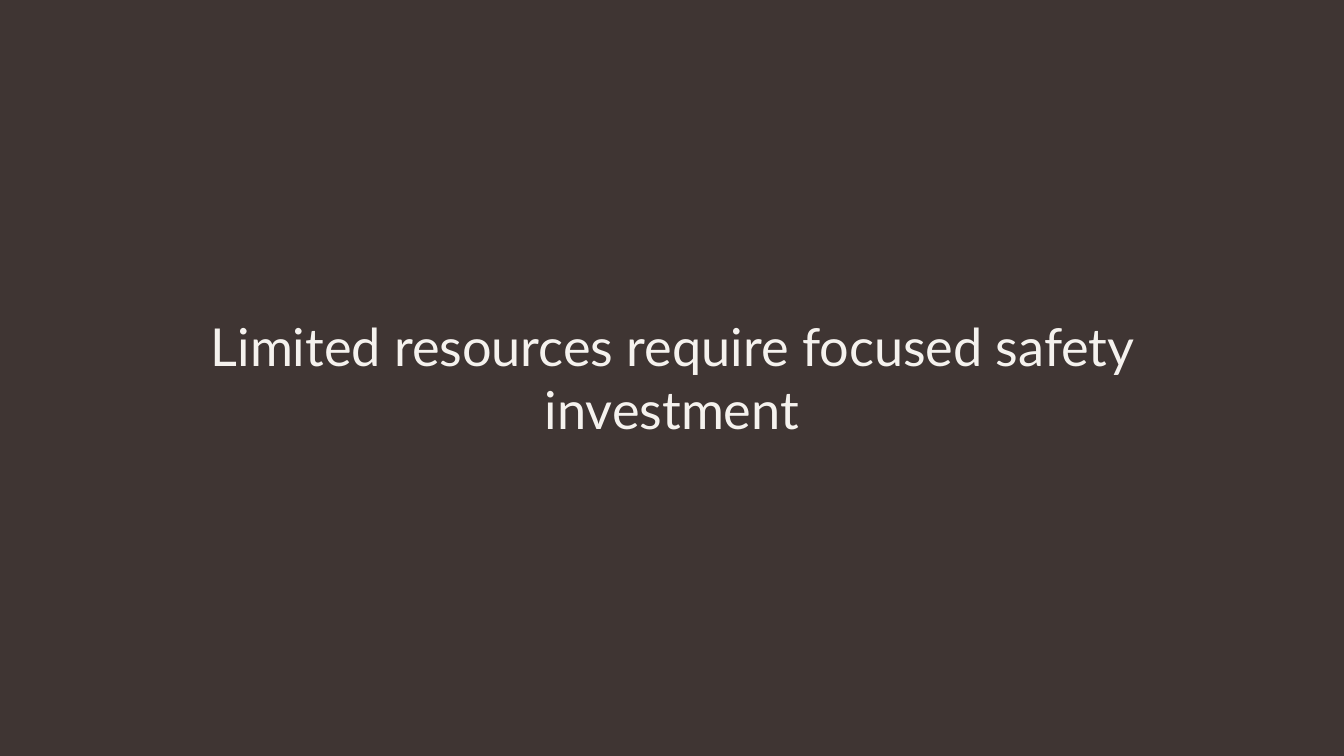
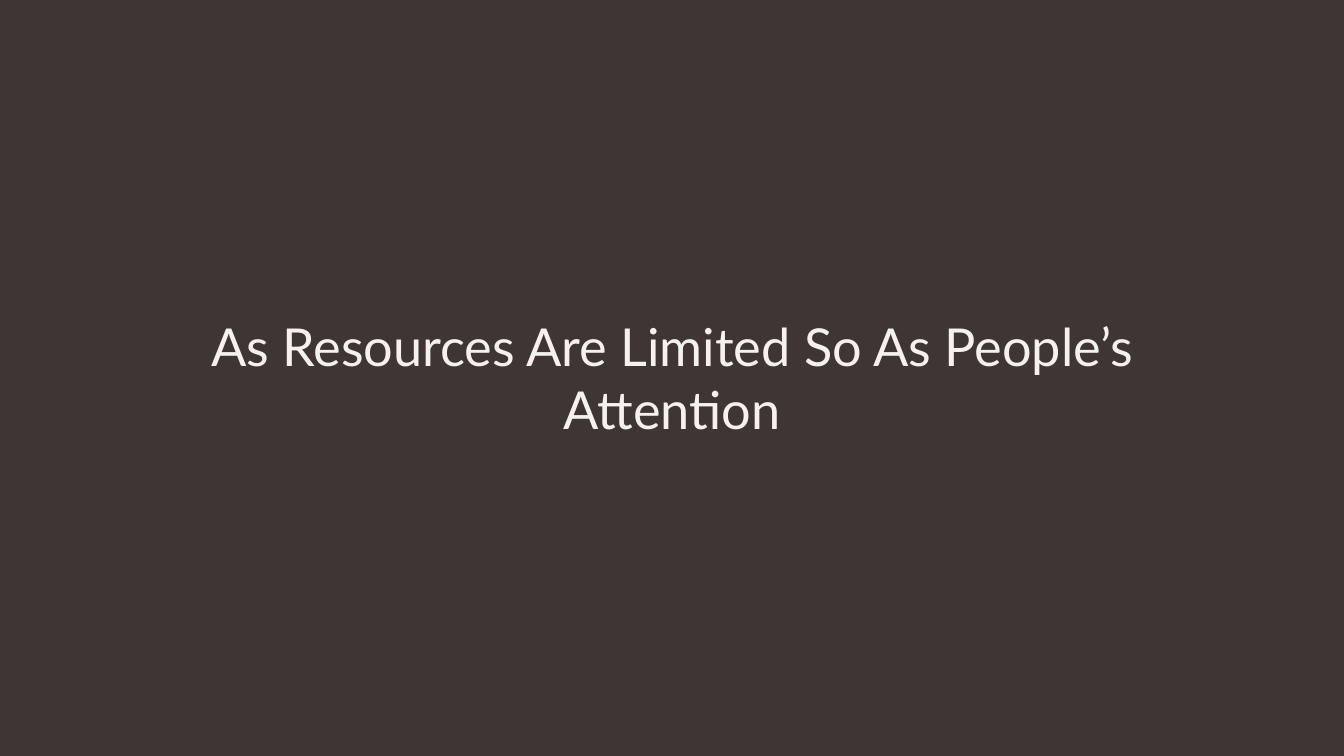
Before and after one commit to dtarek41/montgomery-crash-safety-capstone, a slide deck: slide 13 of deliverables/montgomery_crash_safety_presentation.pptx. Drawn at 1344x756 pixels with LibreOffice and Linux fonts; fonts in the diff are those of the drawing. Boxes give left, top, right and bottom in pixels: in the first picture for what was removed or moved away, otherwise in the second. Text is boxed around its words. In the diff, an @@ line names an element or a change of style, - is before the commit and + after.

Commit message:
Revert "Polish Montgomery crash safety portfolio"
This reverts commit a18c0e0d223bcb050ffb9a9122892dc5525307d5.

```diff
--- a/deliverables/montgomery_crash_safety_presentation.pptx
+++ b/deliverables/montgomery_crash_safety_presentation.pptx
@@ text at [211, 326, 1133, 430]: text changed @@
-Limited resources require focused safety investment
+As Resources Are Limited So As People’s Attention
```
Also in this commit, not shown: 12 other slides changed, 2 slides added, 2 slides removed, 31 other files.
